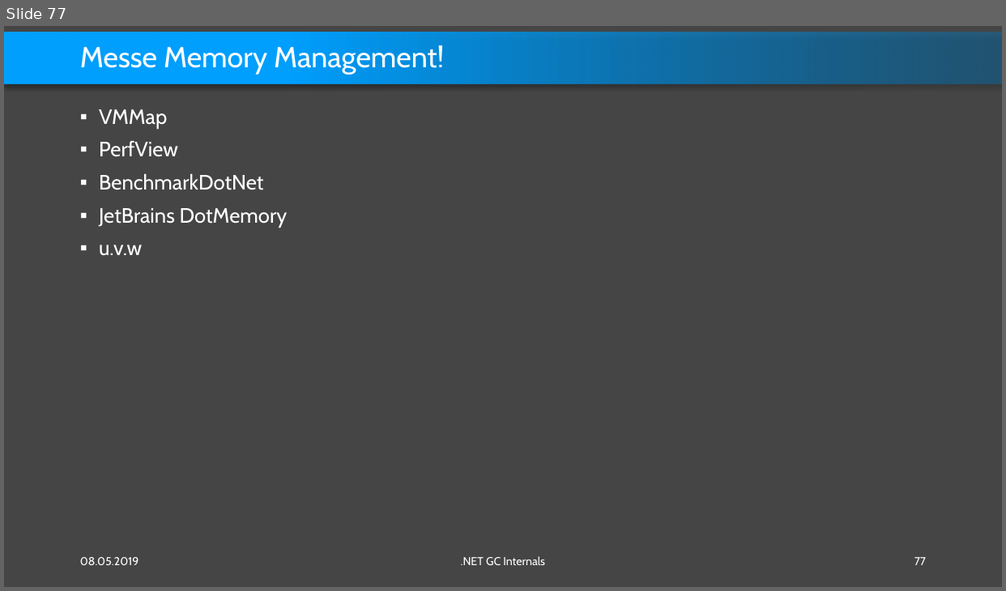
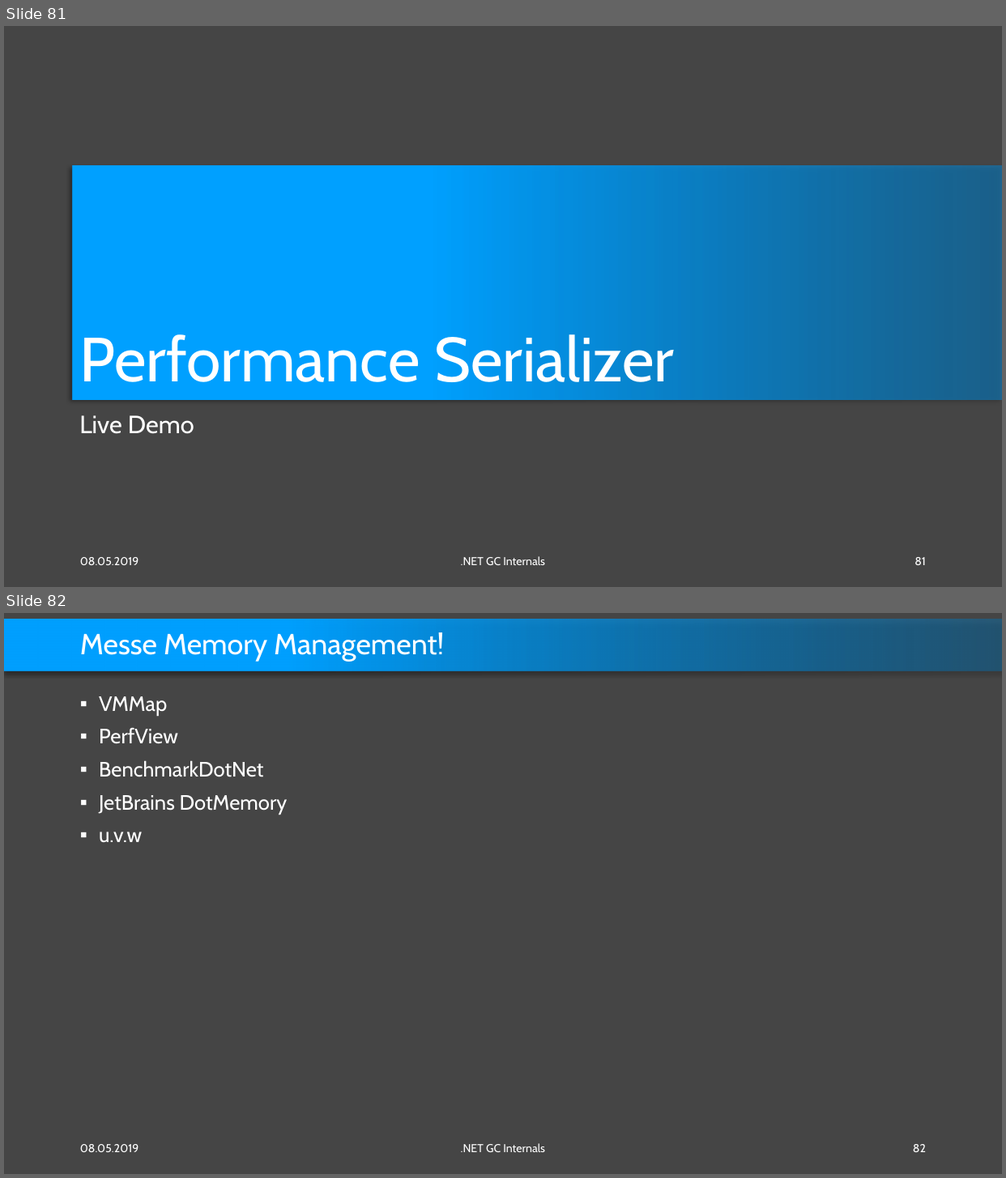
Before and after one commit to feO2x/DotnetGCInternals, a slide deck: Dotnet GC Internals.pptx. Shown one above the other, each under a label of ours: slide 77 before the commit, slides 81 and 82 after it. The pictures are 1006x591 and 1006x1178 pixels, drawn with LibreOffice and Linux fonts; fonts in the diff are those of the drawing. Boxes give left, top, right and bottom in pixels: in the first picture for what was removed or moved away, otherwise in the second. Text is boxed around its words. In the diff, an @@ line names an element or a change of style, - is before the commit and + after.

```diff
--- a/Dotnet GC Internals.pptx
+++ b/Dotnet GC Internals.pptx
@@ slide 81 added at (4,26,1002,587), background #454545 @@
@@ rectangle added at (73,166,1002,399), fill gradient #0088D9 to #00A0FF @@
@@ title added at (79,335,674,382), 60 pt, text #FFFFFF @@
+Performance Serializer
@@ text added at (79,416,194,434), 24 pt, text #FFFFFF @@
+Live Demo
@@ text added at (80,557,139,565), 11 pt, text #FFFFFF @@
+08.05.2019
@@ text added at (461,557,545,565), 11 pt, text #FFFFFF @@
+.NET GC Internals
@@ page number added at (914,557,926,565), 11 pt, text #FFFFFF @@
+81
@@ what was slide 77 is now slide 82 @@
@@ page number at (913,1144,926,1152): text changed @@
-77
+82
```
Also in this commit, not shown: 1 slide changed, 4 other slides added.
